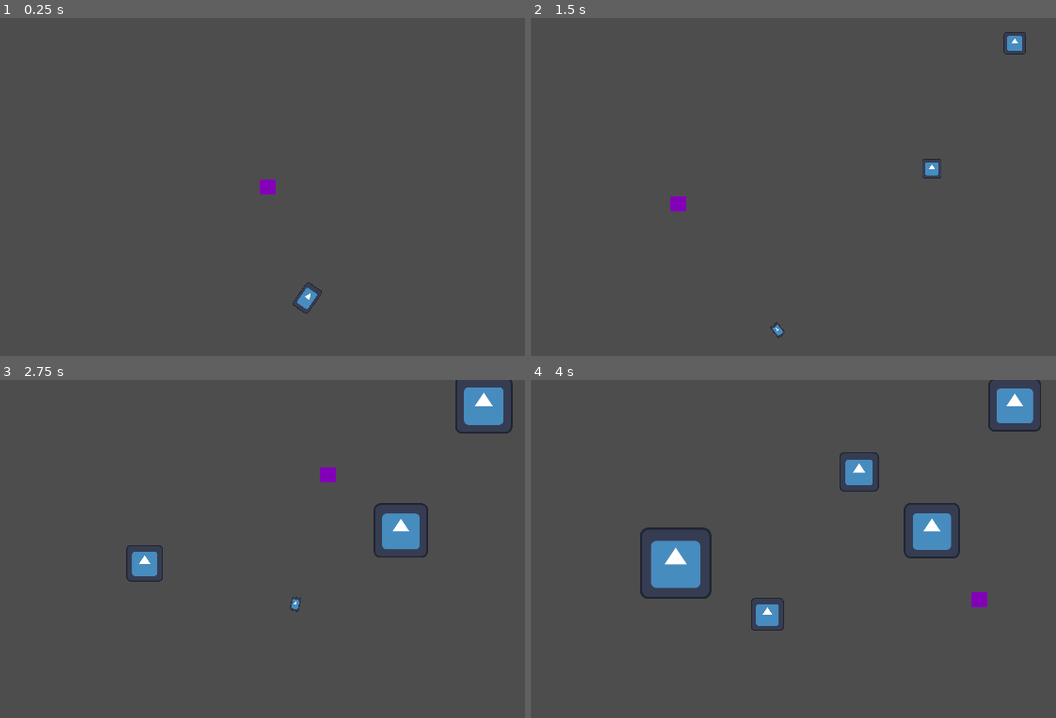
Above: before the commit, frames 1-4 (two rows, left to right).
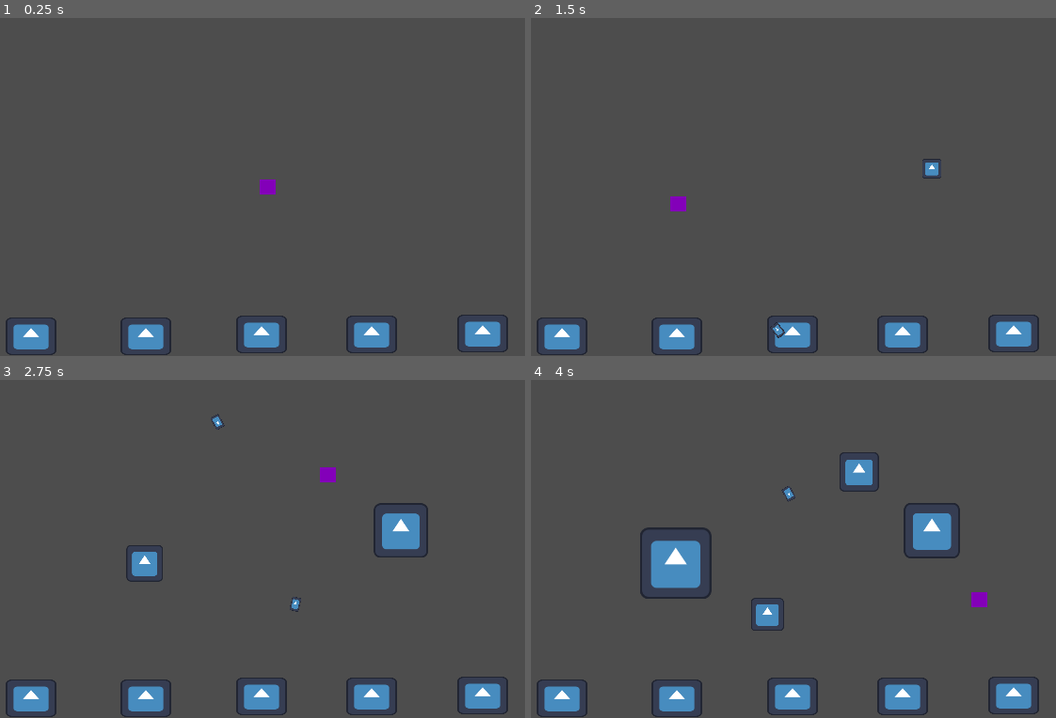
Above: after the commit, the same moments.

Repository: laptopDragoness27/webMissile
Game: Godot game, scene res://main.tscn
Two runs of this game, one before a commit and one after it. Both use one fixed random seed, a clock stepped at 60 frames per second and the inputs below. The engine's default icon, where the game draws it, is replaced by a stand-in: a white triangle on a blue panel in a dark square.
Inputs (mouse positions are in pixels of both pictures, inside the frame that each line leads up to):
- Up to frame 1 (0.25 s): no input
- Up to frame 2 (1.5 s): tap Enter at 0.5 s; move the mouse to (930, 170) at 0.52 s; hold Right 0.53-1.28 s; tap Space (shoot) at 0.6, 1.35 s; click (930, 170) at 0.67 s; move the mouse to (678, 203) at 1.27 s; hold Down from 1.28 s (still down)
- Up to frame 3 (2.75 s): move the mouse to (325, 474) at 2.02 s; release Down at 2.03 s; hold Right from 2.03 s (still down); tap Alt at 2.1 s; tap Space (shoot) at 2.3 s
- Up to frame 4 (4 s): move the mouse to (767, 616) at 2.77 s; release Right at 2.78 s; hold Up 2.78-3.53 s; tap Shift at 2.85 s; click (767, 616) at 2.92 s; tap Space (shoot) at 3.05, 3.6 s; move the mouse to (977, 599) at 3.52 s; hold Left from 3.53 s (still down)

The runs differ from the first frame. In frame 1, 3.3% of the frame differs, in the area x 1-97%, y 78-100%; in frame 2, 3.3%; in frame 3, 4.2%, in the area x 1-98%, y 0-100%; in frame 4, 4.1%.

Commit message:
Add files via upload

Diff:
--- /dev/null
+++ b/missile-commander/cityBox.tscn
@@ -0,0 +1,24 @@
+[gd_scene format=3 uid="uid://0euha8mle6ox"]
+
+[ext_resource type="Texture2D" uid="uid://cdqas26a0fsy4" path="res://icon.svg" id="1_x68rp"]
+
+[sub_resource type="RectangleShape2D" id="RectangleShape2D_35xv0"]
+size = Vector2(54, 40)
+
+[sub_resource type="RectangleShape2D" id="RectangleShape2D_ggojm"]
+size = Vector2(52, 38)
+
+[node name="StaticBody2D" type="StaticBody2D" unique_id=230928596]
+
+[node name="CollisionShape2D" type="CollisionShape2D" parent="." unique_id=1600972225]
+shape = SubResource("RectangleShape2D_35xv0")
+
+[node name="Icon" type="Sprite2D" parent="." unique_id=942421185]
+position = Vector2(-7.1525574e-07, 7.1525574e-07)
+scale = Vector2(0.421875, 0.3125)
+texture = ExtResource("1_x68rp")
+
+[node name="hitboxCity" type="Area2D" parent="." unique_id=277844209]
+
+[node name="CollisionShape2D" type="CollisionShape2D" parent="hitboxCity" unique_id=1154186042]
+shape = SubResource("RectangleShape2D_ggojm")
--- /dev/null
+++ b/missile-commander/enemymissile.gd
@@ -0,0 +1,29 @@
+extends CharacterBody2D
+
+const SPEED = 300.0
+const JUMP_VELOCITY = -400.0
+var targetpos
+func _ready():
+	randomize()
+	targetpos = get_parent().get_node("city"+str(randi_range(1,5))).position
+	look_at(targetpos)
+
+func _physics_process(delta: float) -> void:
+	var direction := global_transform.origin.direction_to(targetpos)
+	var distance := global_transform.origin.distance_to(targetpos)
+	var max_speed := (distance / delta)
+	velocity = direction * minf(70, 70)
+	look_at(position+velocity)
+	rotation_degrees+=90
+	move_and_slide()
+	if distance<40:
+		queue_free()
+		#explode
+
+func _on_hitbox_area_entered(area: Area2D) -> void:
+	if "explosion" in area.name:
+		queue_free()
+
+func _on_hitbox_body_entered(body: Node2D) -> void:
+	if "playermissile" in body.name:
+		queue_free()
--- /dev/null
+++ b/missile-commander/enemymissile.tscn
@@ -0,0 +1,35 @@
+[gd_scene format=3 uid="uid://d2shh7pdlt7a8"]
+
+[ext_resource type="Script" uid="uid://by6l5fqqlrtup" path="res://enemymissile.gd" id="1_0iim8"]
+[ext_resource type="Texture2D" uid="uid://cdqas26a0fsy4" path="res://icon.svg" id="2_ajcun"]
+
+[sub_resource type="CapsuleShape2D" id="CapsuleShape2D_35xv0"]
+radius = 5.0
+height = 15.0
+
+[sub_resource type="CapsuleShape2D" id="CapsuleShape2D_ggojm"]
+radius = 6.0
+height = 20.0
+
+[node name="CharacterBody2D" type="CharacterBody2D" unique_id=1163256381]
+rotation = 0.0077438354
+script = ExtResource("1_0iim8")
+
+[node name="CollisionShape2D" type="CollisionShape2D" parent="." unique_id=866638835]
+shape = SubResource("CapsuleShape2D_35xv0")
+
+[node name="Icon" type="Sprite2D" parent="." unique_id=844201326]
+position = Vector2(0, 9.536743e-07)
+scale = Vector2(0.078125, 0.117187515)
+texture = ExtResource("2_ajcun")
+
+[node name="hitbox" type="Area2D" parent="." unique_id=985399390]
+rotation = -0.009536428
+collision_layer = 3
+collision_mask = 3
+
+[node name="CollisionShape2D" type="CollisionShape2D" parent="hitbox" unique_id=1248140638]
+shape = SubResource("CapsuleShape2D_ggojm")
+
+[connection signal="area_entered" from="hitbox" to="." method="_on_hitbox_area_entered"]
+[connection signal="body_entered" from="hitbox" to="." method="_on_hitbox_body_entered"]
--- a/missile-commander/explosion.tscn
+++ b/missile-commander/explosion.tscn
@@ -45,7 +45,7 @@
 "times": PackedFloat32Array(0, 1.9666667, 3.9666667),
 "transitions": PackedFloat32Array(1, 1, 1),
 "update": 0,
-"values": [Vector2(1, 1), Vector2(3.5, 3.5), Vector2(1, 1)]
+"values": [Vector2(1, 1), Vector2(4, 4), Vector2(1, 1)]
 }
 tracks/1/type = "value"
 tracks/1/imported = false
--- a/missile-commander/main.tscn
+++ b/missile-commander/main.tscn
@@ -1,13 +1,34 @@
 [gd_scene format=3 uid="uid://saeaji8xpro"]
 
 [ext_resource type="PackedScene" uid="uid://cafm8piv0pj8l" path="res://player.tscn" id="1_ig7tw"]
-[ext_resource type="PackedScene" uid="uid://c3df07tk2mhx6" path="res://playermissile.tscn" id="2_0xm2m"]
+[ext_resource type="PackedScene" uid="uid://0euha8mle6ox" path="res://cityBox.tscn" id="2_0xm2m"]
+[ext_resource type="Script" uid="uid://bcooiiq78o8w6" path="res://missile_spawner.gd" id="4_1bvp3"]
 
 [node name="Node2D" type="Node2D" unique_id=1648721674]
 
 [node name="player" parent="." unique_id=727359428 instance=ExtResource("1_ig7tw")]
-position = Vector2(548, 30)
+position = Vector2(295, 194)
 
-[node name="CharacterBody2D2" parent="." unique_id=1163256381 instance=ExtResource("2_0xm2m")]
-position = Vector2(173, 96)
-scale = Vector2(2, 2)
+[node name="city1" parent="." unique_id=230928596 instance=ExtResource("2_0xm2m")]
+position = Vector2(69, 339)
+
+[node name="city2" parent="." unique_id=1535580372 instance=ExtResource("2_0xm2m")]
+position = Vector2(191, 339)
+
+[node name="city3" parent="." unique_id=1968582272 instance=ExtResource("2_0xm2m")]
+position = Vector2(314, 337)
+
+[node name="city4" parent="." unique_id=1655709242 instance=ExtResource("2_0xm2m")]
+position = Vector2(431, 337)
+
+[node name="city5" parent="." unique_id=1575371350 instance=ExtResource("2_0xm2m")]
+position = Vector2(549, 336)
+
+[node name="missileSpawner" type="Node2D" parent="." unique_id=667297252]
+script = ExtResource("4_1bvp3")
+
+[node name="Timer" type="Timer" parent="missileSpawner" unique_id=253933911]
+wait_time = 2.0
+autostart = true
+
+[connection signal="timeout" from="missileSpawner/Timer" to="missileSpawner" method="_on_timer_timeout"]
--- /dev/null
+++ b/missile-commander/missile_spawner.gd
@@ -0,0 +1,12 @@
+extends Node2D
+
+var missilescene = preload("res://enemymissile.tscn")
+# Called when the node enters the scene tree for the first time.
+func _ready() -> void:
+	randomize()
+
+func _on_timer_timeout() -> void:
+	position.x = randi_range(0,640)
+	var instance = missilescene.instantiate()
+	get_parent().add_child(instance)
+	instance.position=global_position
--- a/missile-commander/player.gd
+++ b/missile-commander/player.gd
@@ -8,6 +8,7 @@
 func spawn(scene) -> void:
 	var instance = scene.instantiate()
 	get_parent().add_child(instance)
+	instance.name = "playermissile"
 
 func _physics_process(delta: float) -> void:
 	position = get_global_mouse_position()
--- a/missile-commander/playermissile.gd
+++ b/missile-commander/playermissile.gd
@@ -20,5 +20,6 @@
 		var instance = explodeScene.instantiate()
 		get_parent().add_child(instance)
 		instance.position = position
+		instance.name = "explosion"
 		queue_free()
 		#explode
--- a/missile-commander/playermissile.tscn
+++ b/missile-commander/playermissile.tscn
@@ -7,7 +7,9 @@
 radius = 5.0
 height = 15.0
 
-[node name="CharacterBody2D" type="CharacterBody2D" unique_id=1163256381]
+[node name="playermissile" type="CharacterBody2D" unique_id=1163256381]
+collision_layer = 2
+collision_mask = 2
 script = ExtResource("1_tnhvl")
 
 [node name="CollisionShape2D" type="CollisionShape2D" parent="." unique_id=866638835]
Not shown, added: missile-commander/enemymissile.gd.uid
Not shown, added: missile-commander/missile_spawner.gd.uid
